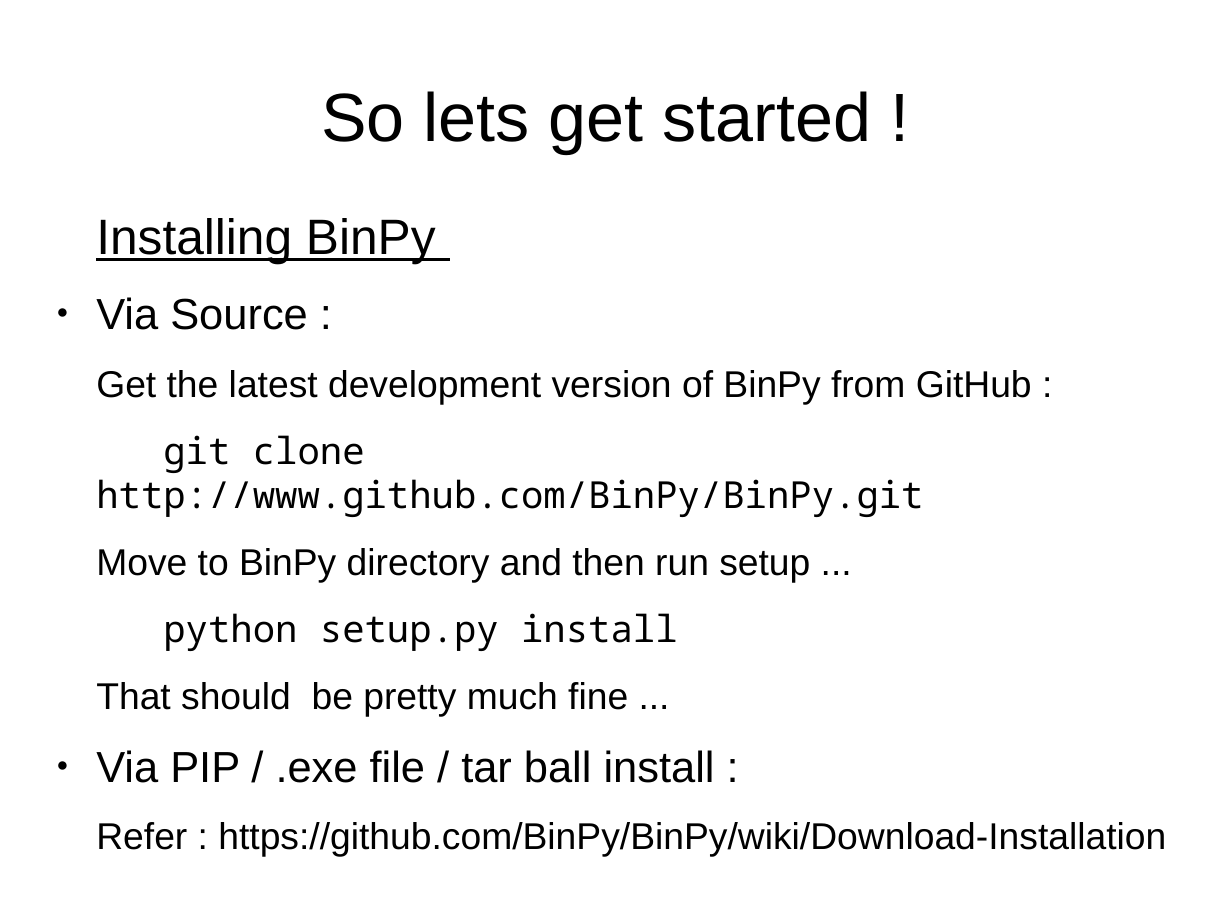
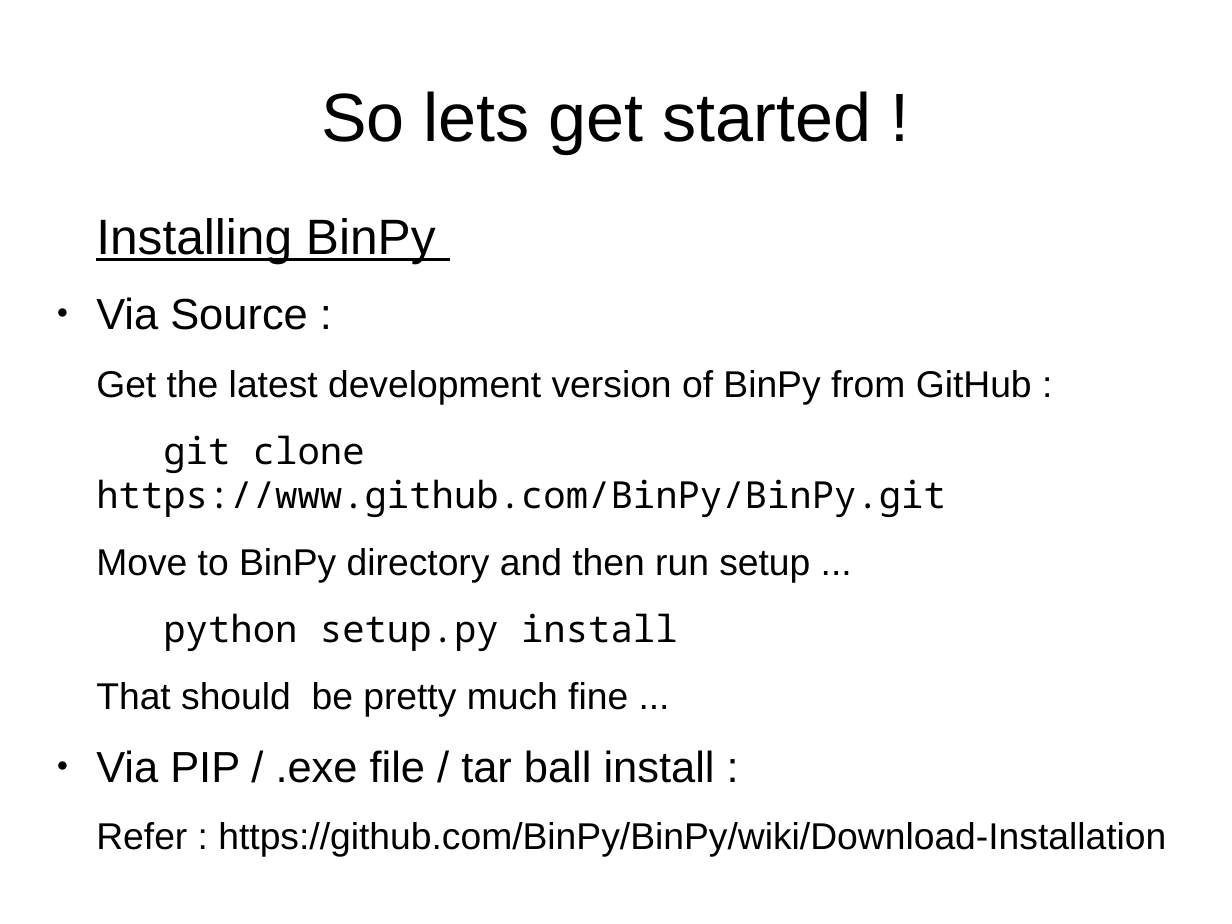
Before and after one commit to BinPy/inpycon-2014, a slide deck: slide 4 of prez.odp. Drawn at 1232x924 pixels with LibreOffice and Linux fonts; fonts in the diff are those of the drawing. Boxes give left, top, right and bottom in pixels: in the first picture for what was removed or moved away, otherwise in the second. Text is boxed around its words. In the diff, an @@ line names an element or a change of style, - is before the commit and + after.

```diff
--- a/prez.odp
+++ b/prez.odp
@@ text at bbox=[96, 435, 946, 517]: text changed @@
-git clone http://www.github.com/BinPy/BinPy.git
+git clone https://www.github.com/BinPy/BinPy.git
```
Also in this commit, not shown: 8 other slides changed, 5 slides added, 5 slides removed, 10 other files.
